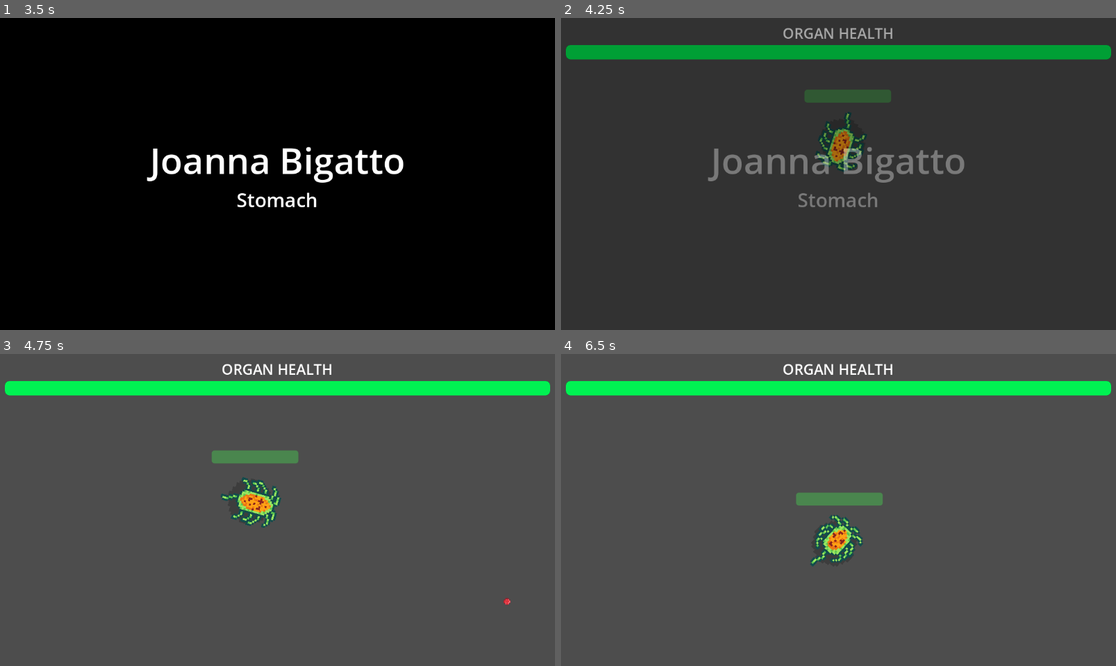
Above: before the commit, frames 1-4 (two rows, left to right).
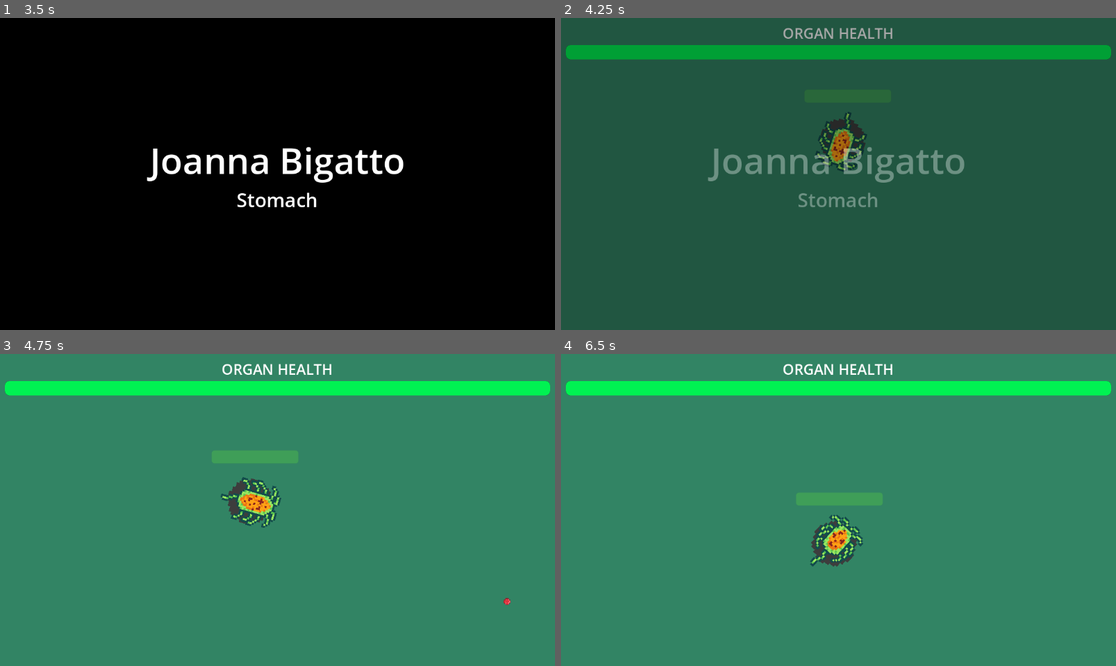
Above: after the commit, the same moments.

Repository: bgalerani94/godot-wild-jam-83
Game: Godot game, scene res://UI/Scenes/main_menu.tscn
Same seed, same stepped clock (60 frames per second), same inputs: the game is played once before the commit and once after it.
Inputs (mouse positions are in pixels of both pictures, inside the frame that each line leads up to):
- Up to frame 1 (3.5 s): click "Play Game" at 0.5 s; tap Enter (ui_accept) at 1.25, 1.52, 2, 2.27, 2.75 s; move the mouse to (399, 158) at 1.27 s; press the mouse at (399, 158) at 1.28 s; hold D (move_right) 1.28-2.03 s; move the mouse to (166, 189) at 2.02 s; release the mouse at (166, 189) at 2.03 s; hold S (move_down) 2.03-2.78 s; click (166, 189) at 2.1 s; move the mouse to (333, 105) at 2.77 s; press the mouse at (333, 105) at 2.78 s; hold D (move_right) from 2.78 s (still down)
- Up to frame 2 (4.25 s): tap Enter (ui_accept) at 3.5, 3.77 s; move the mouse to (810, 236) at 3.52 s; release D (move_right) at 3.53 s; release the mouse at (810, 236) at 3.53 s; hold W (move_up) from 3.53 s (still down); click (810, 236) at 3.6 s
- Up to frame 3 (4.75 s): move the mouse to (444, 556) at 4.27 s; release W (move_up) at 4.28 s; press the mouse at (444, 556) at 4.28 s; hold A (move_left) from 4.28 s (still down); tap Enter (ui_accept) at 4.52 s
- Up to frame 4 (6.5 s): move the mouse to (672, 463) at 5.02 s; release the mouse at (672, 463) at 5.03 s; click (672, 463) at 5.1 s; tap Enter (ui_accept) at 5.27 s; move the mouse to (866, 510) at 5.77 s; release A (move_left) at 5.78 s; press the mouse at (866, 510) at 5.78 s; hold S (move_down) from 5.78 s (still down)

Frame 1 is identical in both runs. In frame 2, 92% of the frame differs, in the area x 0-100%, y 0-100%; in frame 3, 93%; in frame 4, 94%.

Commit message:
added background color for different organs

Diff:
--- a/Scenes/brain.tscn
+++ b/Scenes/brain.tscn
@@ -1,7 +1,8 @@
-[gd_scene load_steps=3 format=3 uid="uid://cxvkknt8mtrx7"]
+[gd_scene load_steps=4 format=3 uid="uid://cxvkknt8mtrx7"]
 
 [ext_resource type="Script" uid="uid://dc4ka32ge834c" path="res://Scripts/base_organ.gd" id="1_2go6t"]
 [ext_resource type="PackedScene" uid="uid://d3yrjrvr4aio3" path="res://Scenes/organ_health_component.tscn" id="1_x6dqy"]
+[ext_resource type="PackedScene" uid="uid://mgeyhh80krxo" path="res://Scenes/organ_background.tscn" id="3_amr6p"]
 
 [node name="Brain" type="Node2D" node_paths=PackedStringArray("health_component")]
 script = ExtResource("1_2go6t")
@@ -9,3 +10,6 @@
 
 [node name="OrganHealthComponent" parent="." instance=ExtResource("1_x6dqy")]
 max_health = 100.0
+
+[node name="OrganBackground" parent="." instance=ExtResource("3_amr6p")]
+rect_color = Color(0.960784, 0.627451, 0.592157, 1)
--- a/Scenes/heart.tscn
+++ b/Scenes/heart.tscn
@@ -1,7 +1,8 @@
-[gd_scene load_steps=3 format=3 uid="uid://durhgdf407srd"]
+[gd_scene load_steps=4 format=3 uid="uid://durhgdf407srd"]
 
 [ext_resource type="PackedScene" uid="uid://d3yrjrvr4aio3" path="res://Scenes/organ_health_component.tscn" id="1_452e1"]
 [ext_resource type="Script" uid="uid://dc4ka32ge834c" path="res://Scripts/base_organ.gd" id="1_v4aiu"]
+[ext_resource type="PackedScene" uid="uid://mgeyhh80krxo" path="res://Scenes/organ_background.tscn" id="3_jgxw8"]
 
 [node name="Heart" type="Node2D" node_paths=PackedStringArray("health_component")]
 script = ExtResource("1_v4aiu")
@@ -9,3 +10,6 @@
 
 [node name="OrganHealthComponent" parent="." instance=ExtResource("1_452e1")]
 max_health = 100.0
+
+[node name="OrganBackground" parent="." instance=ExtResource("3_jgxw8")]
+rect_color = Color(0.721569, 0.435294, 0.313726, 1)
--- a/Scenes/liver.tscn
+++ b/Scenes/liver.tscn
@@ -1,7 +1,8 @@
-[gd_scene load_steps=3 format=3 uid="uid://dac6bdkanty6d"]
+[gd_scene load_steps=4 format=3 uid="uid://dac6bdkanty6d"]
 
 [ext_resource type="Script" uid="uid://dc4ka32ge834c" path="res://Scripts/base_organ.gd" id="1_1re1y"]
 [ext_resource type="PackedScene" uid="uid://d3yrjrvr4aio3" path="res://Scenes/organ_health_component.tscn" id="1_s5wdm"]
+[ext_resource type="PackedScene" uid="uid://mgeyhh80krxo" path="res://Scenes/organ_background.tscn" id="3_fiscq"]
 
 [node name="Liver" type="Node2D" node_paths=PackedStringArray("health_component")]
 script = ExtResource("1_1re1y")
@@ -9,3 +10,6 @@
 
 [node name="OrganHealthComponent" parent="." instance=ExtResource("1_s5wdm")]
 max_health = 150.0
+
+[node name="OrganBackground" parent="." instance=ExtResource("3_fiscq")]
+rect_color = Color(0.517647, 0.607843, 0.894118, 1)
--- a/Scenes/lungs.tscn
+++ b/Scenes/lungs.tscn
@@ -1,7 +1,8 @@
-[gd_scene load_steps=3 format=3 uid="uid://c3irjyiaw4aji"]
+[gd_scene load_steps=4 format=3 uid="uid://c3irjyiaw4aji"]
 
 [ext_resource type="PackedScene" uid="uid://d3yrjrvr4aio3" path="res://Scenes/organ_health_component.tscn" id="1_3aqtv"]
 [ext_resource type="Script" uid="uid://dc4ka32ge834c" path="res://Scripts/base_organ.gd" id="1_ywf2v"]
+[ext_resource type="PackedScene" uid="uid://mgeyhh80krxo" path="res://Scenes/organ_background.tscn" id="3_cixib"]
 
 [node name="lungs" type="Node2D" node_paths=PackedStringArray("health_component")]
 script = ExtResource("1_ywf2v")
@@ -9,3 +10,6 @@
 
 [node name="OrganHealthComponent" parent="." instance=ExtResource("1_3aqtv")]
 max_health = 100.0
+
+[node name="OrganBackground" parent="." instance=ExtResource("3_cixib")]
+rect_color = Color(0.352941, 0.411765, 0.533333, 1)
--- /dev/null
+++ b/Scenes/organ_background.tscn
@@ -0,0 +1,14 @@
+[gd_scene load_steps=2 format=3 uid="uid://mgeyhh80krxo"]
+
+[ext_resource type="Script" uid="uid://ddy0d222yiyk5" path="res://Scripts/organ_background.gd" id="1_wl2ut"]
+
+[node name="OrganBackground" type="CanvasLayer"]
+layer = -30
+script = ExtResource("1_wl2ut")
+
+[node name="ColorRect" type="ColorRect" parent="."]
+anchors_preset = 15
+anchor_right = 1.0
+anchor_bottom = 1.0
+grow_horizontal = 2
+grow_vertical = 2
--- a/Scenes/organ_damage_component.tscn
+++ b/Scenes/organ_damage_component.tscn
@@ -4,4 +4,4 @@
 
 [node name="OrganDamageComponent" type="Node"]
 script = ExtResource("1_on4is")
-damage_rate = 2.0
+damage_rate = 300.0
--- a/Scenes/stomach.tscn
+++ b/Scenes/stomach.tscn
@@ -1,7 +1,8 @@
-[gd_scene load_steps=3 format=3 uid="uid://dw5g4dr50s4my"]
+[gd_scene load_steps=4 format=3 uid="uid://dw5g4dr50s4my"]
 
 [ext_resource type="PackedScene" uid="uid://d3yrjrvr4aio3" path="res://Scenes/organ_health_component.tscn" id="1_3uon5"]
 [ext_resource type="Script" uid="uid://dc4ka32ge834c" path="res://Scripts/base_organ.gd" id="1_tckbj"]
+[ext_resource type="PackedScene" uid="uid://mgeyhh80krxo" path="res://Scenes/organ_background.tscn" id="3_qial2"]
 
 [node name="Stomach" type="Node2D" node_paths=PackedStringArray("health_component")]
 script = ExtResource("1_tckbj")
@@ -10,4 +11,7 @@
 [node name="OrganHealthComponent" parent="." instance=ExtResource("1_3uon5")]
 max_health = 100.0
 
+[node name="OrganBackground" parent="." instance=ExtResource("3_qial2")]
+rect_color = Color(0.196078, 0.517647, 0.392157, 1)
+
 [editable path="OrganHealthComponent"]
--- /dev/null
+++ b/Scripts/organ_background.gd
@@ -0,0 +1,7 @@
+extends CanvasLayer
+
+@export var rect_color : Color
+@onready var color_rect = $ColorRect
+
+func _ready():
+	color_rect.color = rect_color
Not shown, added: Scripts/organ_background.gd.uid
